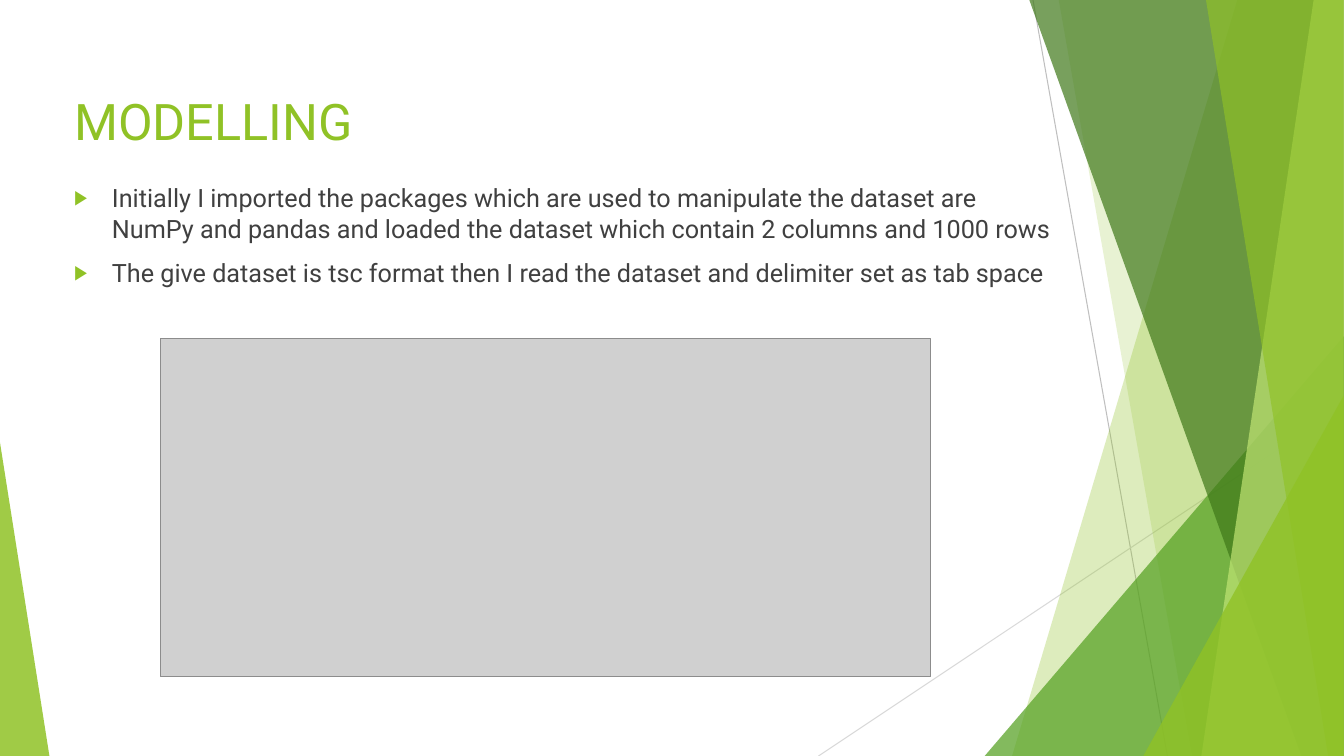
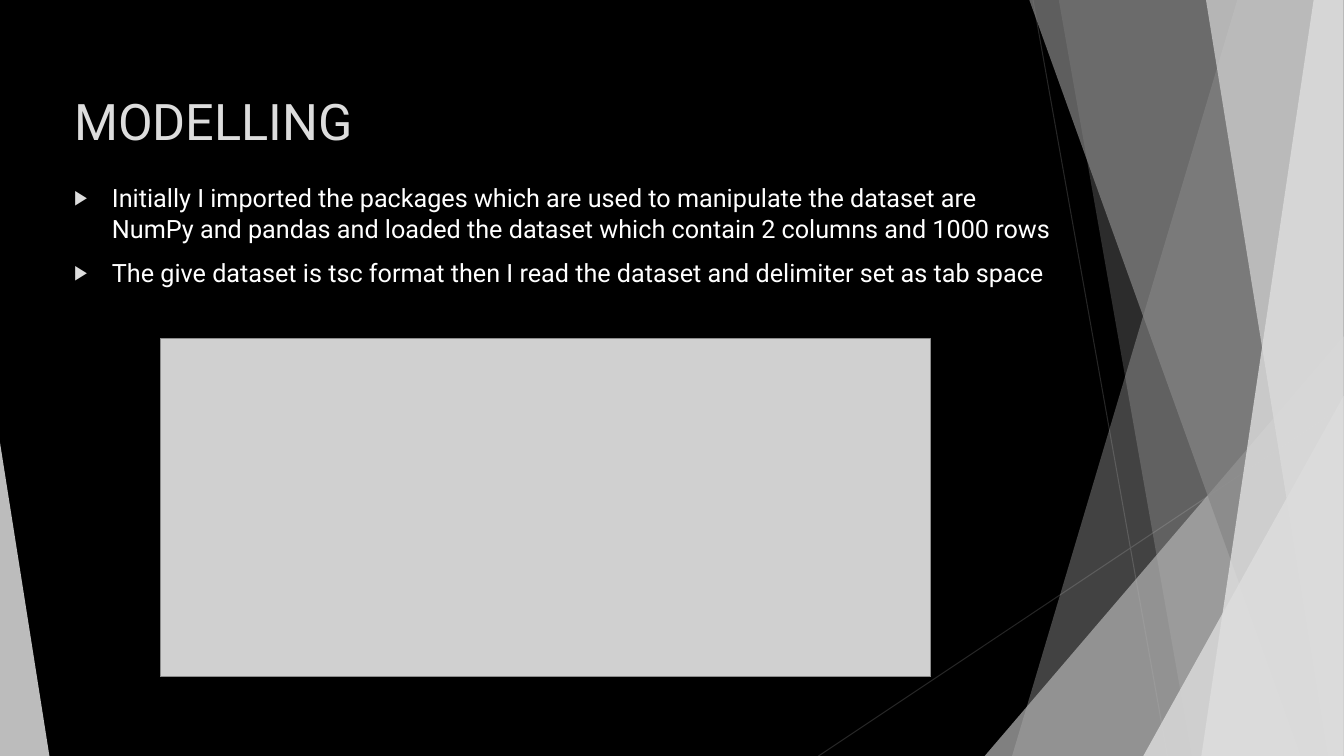
Before and after one commit to SajjaPremsai/Internships, a slide deck: slide 12 of IBM-EduSkills/Internship Project Submission PPT.pptx. Drawn at 1344x756 pixels with LibreOffice and Linux fonts; fonts in the diff are those of the drawing; grey boxes stand for pictures. Boxes give left, top, right and bottom in pixels: in the first picture for what was removed or moved away, otherwise in the second. Text is boxed around its words. In the diff, an @@ line names an element or a change of style, - is before the commit and + after.

Commit message:
PPT design changed

```diff
--- a/IBM-EduSkills/Internship Project Submission PPT.pptx
+++ b/IBM-EduSkills/Internship Project Submission PPT.pptx
@@ background #FFFFFF to #000000 @@
@@ freeform shape at (x1=1012, y1=0, x2=1344, y2=756): fill #90C226 at 30% opacity to #DDDDDD at 30% opacity @@
@@ freeform shape at (x1=1029, y1=0, x2=1344, y2=756): fill #3F7819 at 70% opacity to #858585 at 70% opacity @@
@@ line (1033, 0) - (1168, 756): stroke #BFBFBF 0.75 pt to #262626 0.75 pt @@
@@ freeform shape at (x1=1059, y1=0, x2=1344, y2=756): fill #90C226 at 20% opacity to #DDDDDD at 20% opacity @@
@@ freeform shape at (x1=1202, y1=0, x2=1344, y2=756): fill #C0E474 at 70% opacity to #EBEBEB at 70% opacity @@
@@ freeform shape at (x1=1206, y1=0, x2=1344, y2=756): fill #90C226 at 65% opacity to #DDDDDD at 65% opacity @@
@@ title "MODELLING" at (x1=74, y1=103, x2=352, y2=141): text colour #90C226 to #DDDDDD @@
@@ text "Initially I imported the packages ..." at (x1=112, y1=188, x2=1050, y2=288): text colour #404040 to #FFFFFF; bullet colour #90C226 to #DDDDDD @@
@@ triangle at (x1=985, y1=336, x2=1344, y2=756): fill #54A021 at 72% opacity to #B2B2B2 at 72% opacity @@
@@ line (1344, 406) - (819, 756): stroke #D9D9D9 0.75 pt to #262626 0.75 pt @@
@@ triangle at (x1=1143, y1=396, x2=1344, y2=756): fill #90C226 at 80% opacity to #DDDDDD at 80% opacity @@
@@ triangle at (x1=0, y1=443, x2=49, y2=756): fill #90C226 at 85% opacity to #DDDDDD at 85% opacity @@
```
Also in this commit, not shown: 18 other slides changed.
